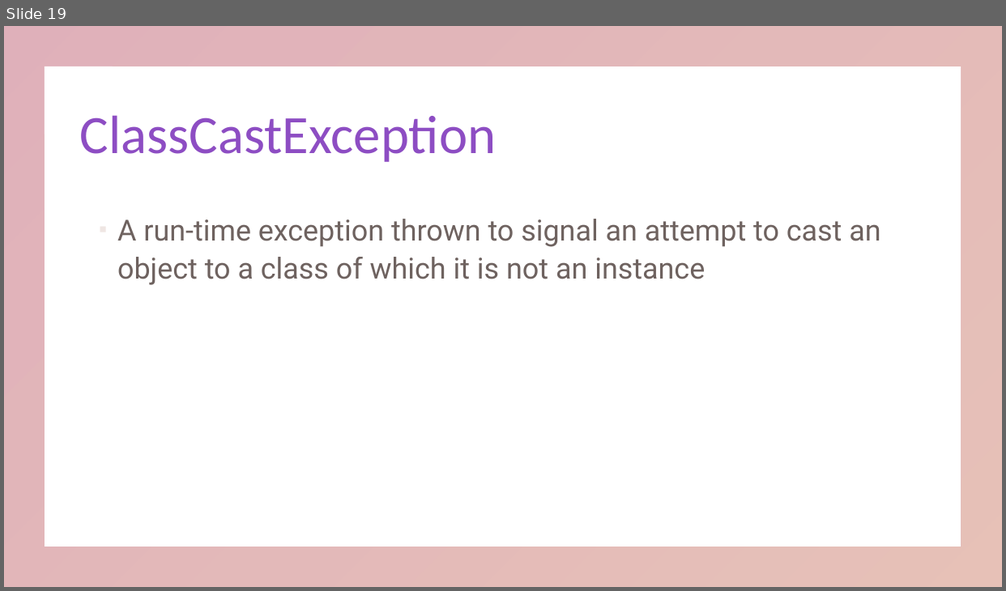
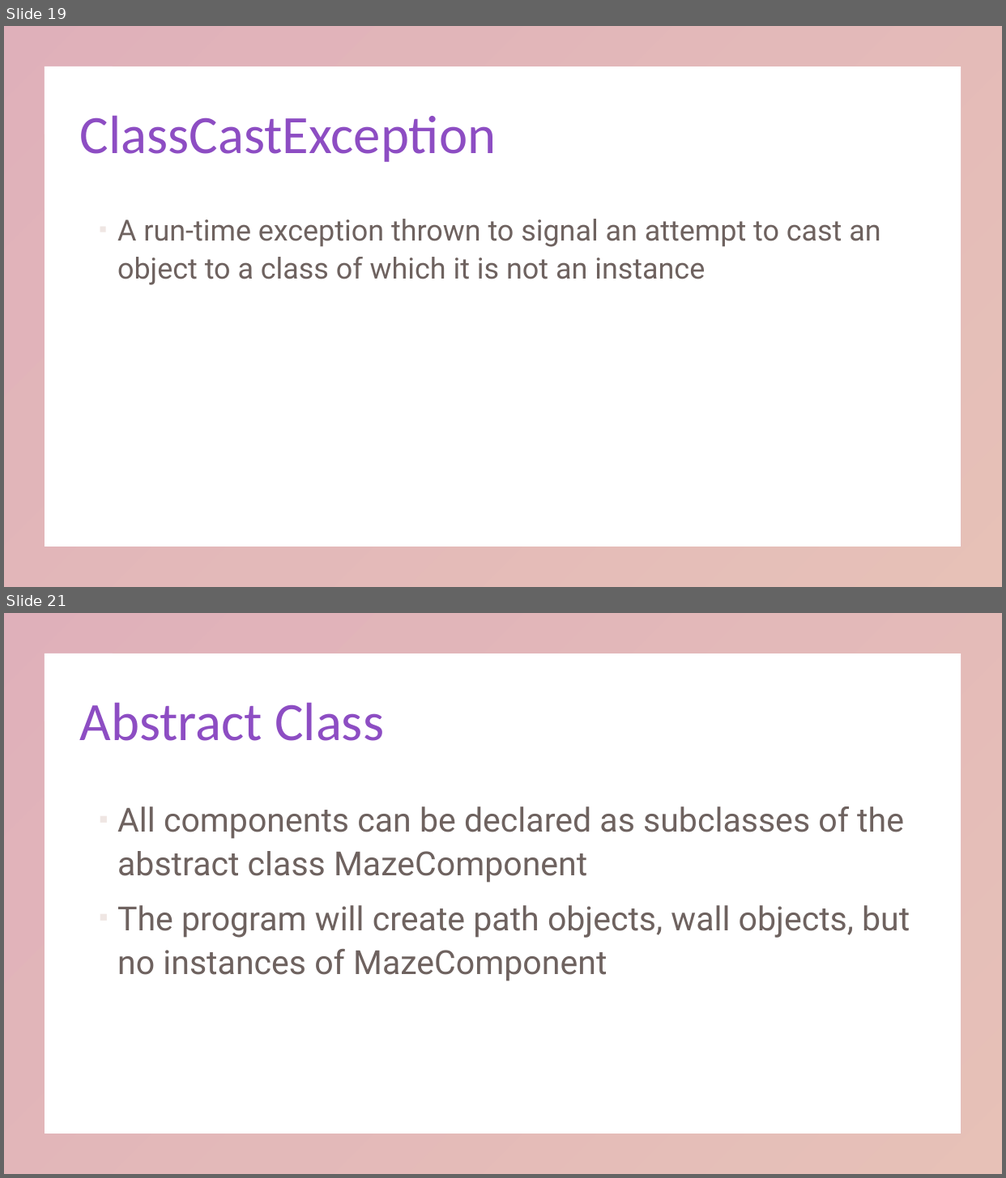
Before and after one commit to KarinaSang/Teaching, a slide deck: AP Java/Week4/Week4.pptx. Shown one above the other, each under a label of ours: slide 19 before the commit, slides 19 and 21 after it; the slides between them are not shown. The pictures are 1006x591 and 1006x1178 pixels, drawn with LibreOffice and Linux fonts; fonts in the diff are those of the drawing. Boxes give left, top, right and bottom in pixels: in the first picture for what was removed or moved away, otherwise in the second. Text is boxed around its words. In the diff, an @@ line names an element or a change of style, - is before the commit and + after.

```diff
--- a/AP Java/Week4/Week4.pptx
+++ b/AP Java/Week4/Week4.pptx
@@ slide 21 added at <box>4,613,1002,1174</box>, background #FFFFFF; not listed: 1 template element that a slide beside it also shows @@
@@ title added at <box>80,702,384,741</box>, 52 pt, text gradient #8D4DC3 to #C3654D @@
+Abstract Class
@@ text added at <box>117,807,910,982</box>, 32 pt, text #31201C at 70% opacity @@
+▪ All components can be declared as subclasses of the abstract class MazeComponent
+▪ The program will create path objects, wall objects, but no instances of MazeComponent
```
Also in this commit, not shown: 10 other slides added, 3 slides removed, 22 other files.
